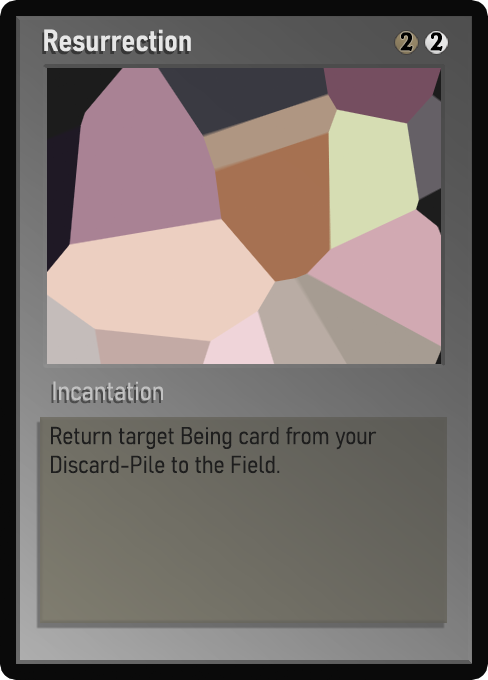
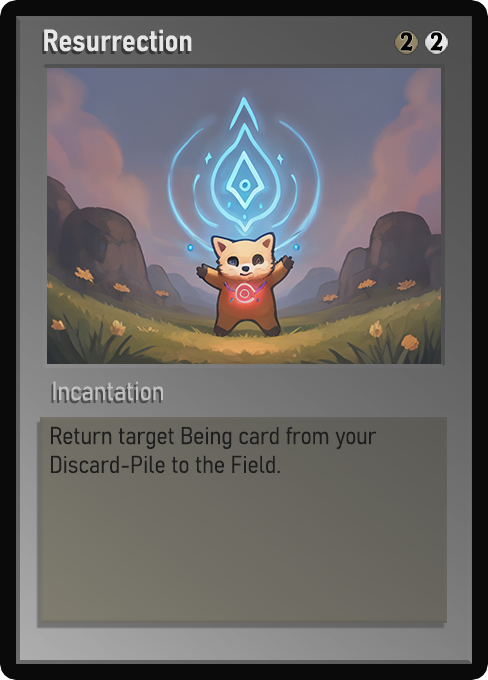
Layers edited between the first and the second 488 × 680 image:
painted on "Name" over box(51, 29, 192, 52)
painted on "Class" over box(72, 386, 151, 401)
painted on "Desc_norm" over box(57, 427, 373, 474)
painted on "Artwork" over box(47, 68, 441, 364)
